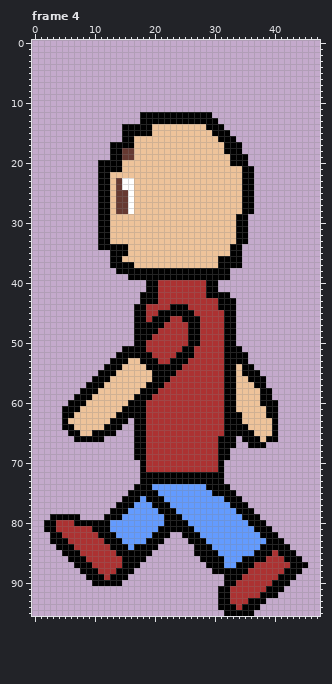
Pixel-art file, stored at images/test/PlrSpriteTest/AnimationTesting/Done/PlrLeftSideWalk.ase. Above: the version before the commit.
48x96 pixels, 4 frames. Shown: frame 4. The commit also changed other frames, which this record leaves out.
The same view after the edit:
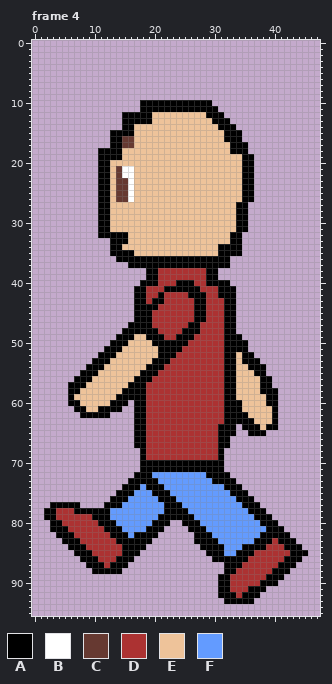
Palette (. is transparent): A #000000  B #ffffff  C #663931  D #ac3232  E #eec39a  F #639bff
Commit message: edited rendering logic and walk animation
Diff:
layer "Whole" now shown
layer "Head" now hidden
layer "Shirt" now hidden
layer "Arms" now hidden
layer "Pants" now hidden
layer "Feet" now hidden
Changed rows in their new state; - is an unchanged pixel.
Frame 4:
first column x 11:
10 -------AAAAAAAAAAAA-------
11 -------AAAAAAAAAAAAA------
12 ----AAA--EEEEEEEEE-AA-----
13 ----AAA--EEEEEEEEEE-AA----
14 ------EEE---------EE-AA---
15 --AA--EEE----------EE-AA--
16 --AACC--------------E--A--
17 ----CC---------------E--A-
18 AA--EE---------------E--A-
19 AA--EE----------------EE-A
20 --EE------------------EE-A
21 --ECBB--------------------
22 ---CBB--------------------
23 ----C---------------------
24 ----C---------------------
27 ---EEE-----------------A-.
28 ---EEE-----------------A-.
first column x 2:
32 -----------AAA-----------------A-.----------
33 ---------..AAA-----------------A-.----------
34 ---------..--E---------------AA-------------
35 --------------A--------------AA-------------
36 -----------.-AAAAAAAAAAAAAAAA--..-----------
37 -----------...-AAAAAAAAAAAAAA--..-----------
38 ------------.....--DDDDDDDD--..-------------
39 --------------...--DDDDDDDD--..-------------
40 ----------------A-----AAA----AA-------------
41 ---------------AADD-AAAAAA-DDAAA------------
42 ---------------A-DDA----AAADD--A------------
43 ---------------A-D-A-----AA--D--------------
44 -----------------AA--DDD-AA--D--------------
45 -----------------A-DDDDDDAA-----------------
46 -----------------ADDD--DD-A-----------------
47 --------------A---DD------------------------
48 -------------AA--------A--------------------
49 ------------AAAEE-AA--AA-D------A-----------
50 -----------AAAEEEEAAAAAADD------AA----------
51 ----------AAAEEEEEEAAAADD--------A----------
52 ---------AAAEEEEEEEAAADDD-------E-A---------
53 --------AAAEEE--EE-AADDD--------E-AA--------
54 -------AAAEEE-------DDD----------E-AA-------
55 ------AAAEEE----AA-DDD-----------EE-A-------
56 -----AAAEEE----AAADDD-------------EE-A------
57 ----AAAEEE----AAADDD---------------E-A------
58 ----AAEEE----AAA-DD-------------------A-----
59 ----AEEE----AAA--D------------------E-A-----
60 ------E----AAA.-----------------A---E-------
61 ---..-A--AAAA..-----------------A----E------
62 ---...AAAAA....------------------A---E------
63 ---...........-------------------AA---------
64 ---..........----------------A--.-AA-A------
65 ----........-----------------A--..-AA..-----
66 -----.....---------------------.-......-----
67 -------------------------------.--...-------
68 ---------------.--------------.-------------
69 ---------------.--------------.-------------
70 -----------------AAAAAAAAAAAA---------------
71 -----------------AAAAAAAAAAAA---------------
72 ---------------A--FFFFFFFFF---A-------------
73 --------------AA---FFFFFFFFF--AA------------
74 -------------AA-F-AA-------FFF-AA-----------
75 ------------AA-FFF-AA-------FFF-AA----------
76 -----------AA-FF-FF-AA--------FF-AA---------
77 -AAAAA----AA-FF---FF-AA--------FF-AA--------
78 AADDDAAAAAAFFF-----F--AA--------FF-AA-------
79 A-DDDDDDAA-FF------A---AA--------FF-AA------
80 .-A--DDDD--A------AA-..-AA--------FF-AA-----
81 .-AA----DD-AA----AA-....-AA--------FF-AA----
82 -.-AA----DD-AA-AAA-..--..-AA-----------AA---
83 -..-AA----DD-AAAA-..----.--AA------AA-D-AA--
84 --..-AA----DD-A--..------.--AA---AAA-DDD-AA-
85 ---..-AA----D---..-------..--A--AAADDD-DD-AA
86 ----..-AA---A--..---------..--AAA-DDD-------
87 -----..-AA-AA-..-----------...AA-DD----AA-..
88 ------..-AAA-..-------------..--DD----AA-..-
89 -------.......---------------A-DD----AA-..--
90 --------.....----------------A-D----AA-..---
91 ----------------------------------AAA...----
92 -------------------------------A-AAA...-----
93 -----------------------------.-AAA-..-------
94 -----------------------------.......--------
95 ------------------------------.....---------
Changed places in both pictures, as pixel boxes (x1, y1, x2, y2):
changed: (44, 100, 308, 616)
